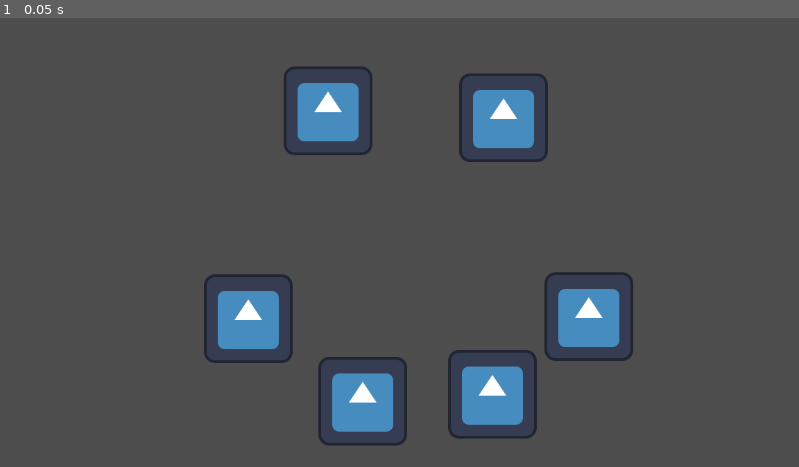
Above: before the commit, frame 1.
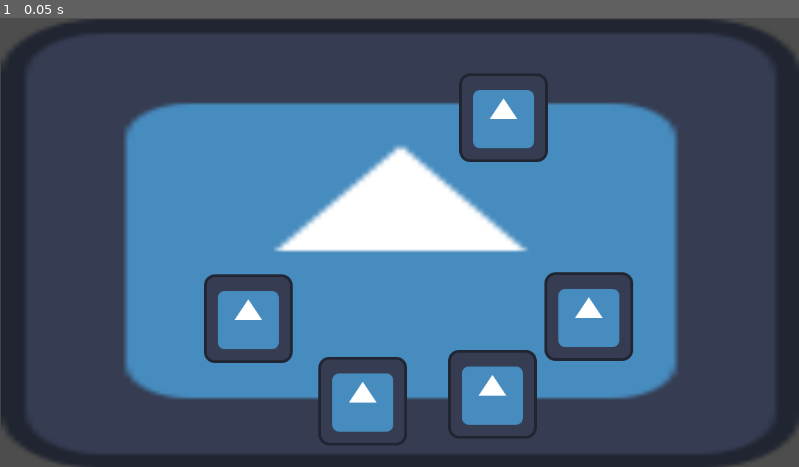
Above: after the commit, the same moment.

Repository: Artocus/Learn-Godot
Game: Godot game, scene res://node_2d.tscn
The game is run twice, just before and just after one commit, with the same random seed, the same clock (stepped at 60 frames per second) and the same inputs. The engine's default icon, where the game draws it, is replaced by a stand-in: a white triangle on a blue panel in a dark square.
Inputs:
- Up to frame 1 (0.05 s): no input

The runs differ from the first frame. In frame 1, 50% of the frame differs, in the area x 0-100%, y 0-100%.

Commit message:
test commit

Diff:
--- a/node_2d.tscn
+++ b/node_2d.tscn
@@ -5,7 +5,8 @@
 [node name="Node2D" type="Node2D"]
 
 [node name="Icon" type="Sprite2D" parent="."]
-position = Vector2(473, 134)
+position = Vector2(578, 326)
+scale = Vector2(9.01563, 5.0625)
 texture = ExtResource("1_wtcfe")
 
 [node name="Icon2" type="Sprite2D" parent="."]
